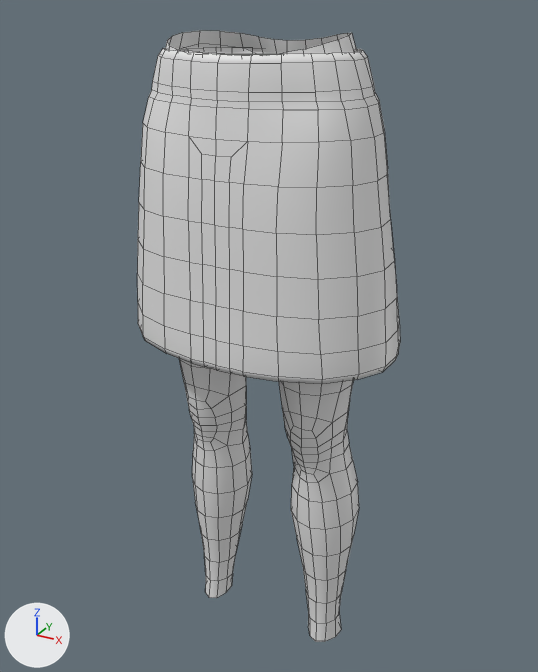
A saved change to the FBX model Assets/BoZo_StylizedModularCharacters/Outfits/Base/Bottom/Outfit_Bottom_Skirt/BSMC_Outfit_Bottom_Skirt.fbx.
Camera for both pictures: a 50 mm camera at (0.514, -0.934, 1.126) aimed at (-0.008, 0.015, 0.651). The lights are fixed; the arrows at lower left show +X, +Y and +Z. Mesh edges are drawn as thin lines. Materials are left out; every surface is plain grey. Where no turn or scale is listed for an object, it has been applied to the vertices.

Objects in the first picture: 'BSMC_Outfit_Bottom_Skirt'.
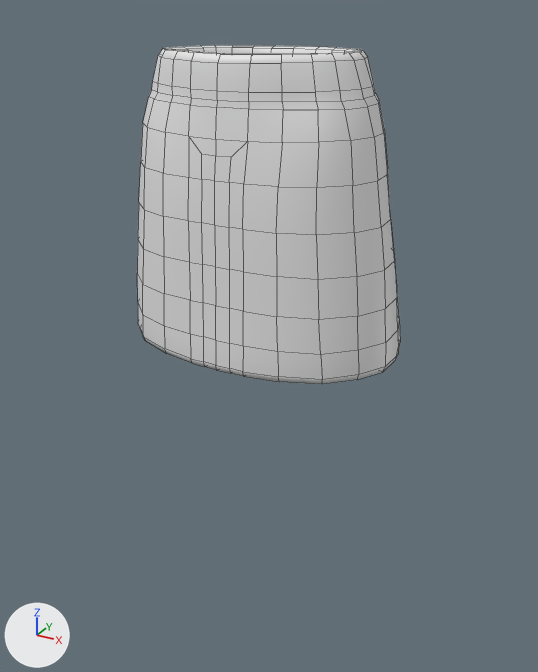
Where the change shows, as pixel boxes [x1, y1, x2, y2] in the pictures (538 x 672 px):
'BSMC_Outfit_Bottom_Skirt', reshaped (45% shorter): before [137, 30, 400, 642]; after [137, 45, 400, 384]
part 1 of me_mesh, deleted: before [165, 30, 359, 642]

Diff of the bpy script that builds the scene:
```diff
--- a/Assets/BoZo_StylizedModularCharacters/Outfits/Base/Bottom/Outfit_Bottom_Skirt/BSMC_Outfit_Bottom_Skirt.fbx.py
+++ b/Assets/BoZo_StylizedModularCharacters/Outfits/Base/Bottom/Outfit_Bottom_Skirt/BSMC_Outfit_Bottom_Skirt.fbx.py
@@ me_mesh @@
 me_mesh.from_pydata(...)  # 1301 vertices, 1278 faces; spans x -0.211..0.211, y -0.152..0.143, z 0.108..1.098
 # used by ob_bsmc_outfit_bottom_skirt; location = (0.0, 0.0, 0.0)
+# me_mesh part 1: the loose piece of 641 vertices spanning x -0.179..0.179, y -0.118..0.093, z 0.108..1.098 is deleted
```
